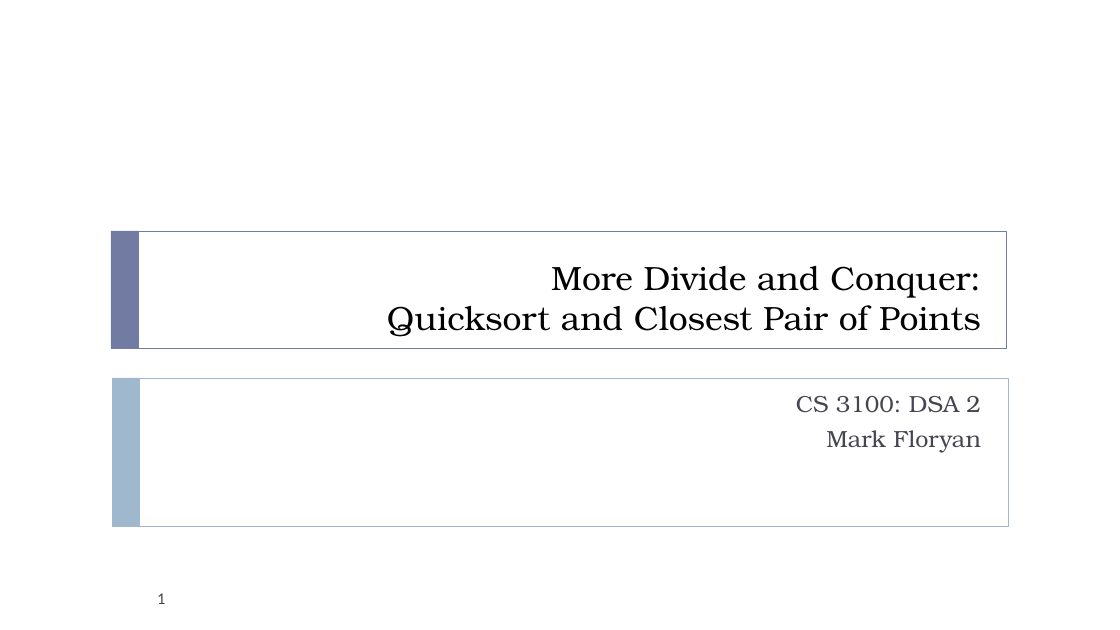
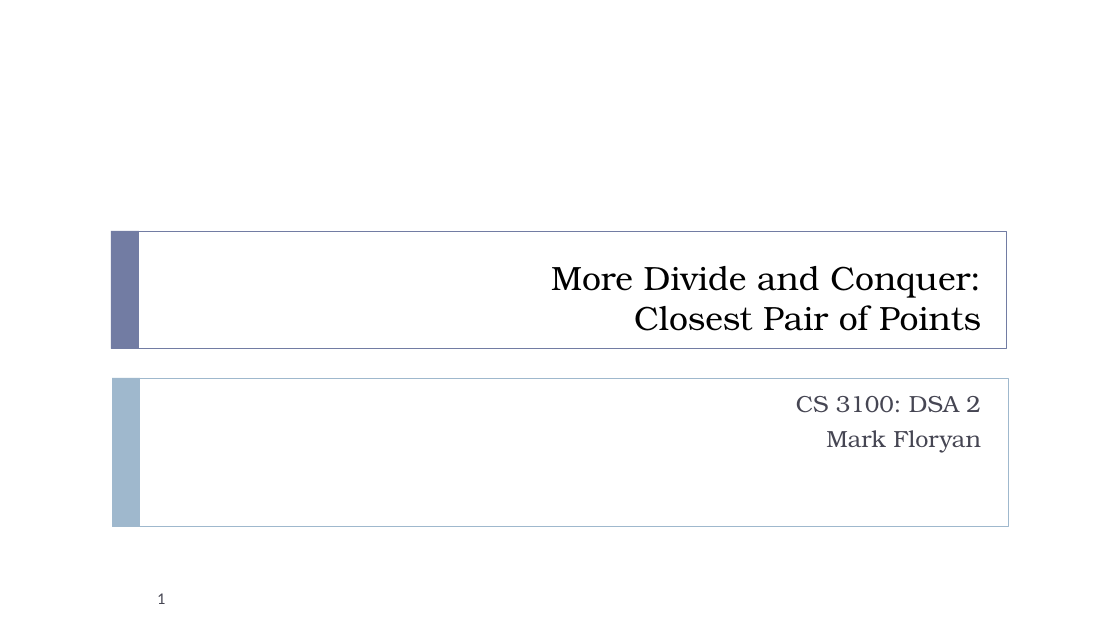
Before and after one commit to markfloryan/dsa2, a slide deck: slide 1 of slides/03-ClosestPair.pptx. Drawn at 1120x630 pixels with LibreOffice and Linux fonts; fonts in the diff are those of the drawing. Boxes give left, top, right and bottom in pixels: in the first picture for what was removed or moved away, otherwise in the second. Text is boxed around its words. In the diff, an @@ line names an element or a change of style, - is before the commit and + after.

```diff
--- a/slides/03-ClosestPair.pptx
+++ b/slides/03-ClosestPair.pptx
@@ title at (551,266,981,331): text changed @@
-More Divide and Conquer:
-Quicksort and Closest Pair of Points
+More Divide and Conquer:
+Closest Pair of Points
```
Also in this commit, not shown: 2 other files.
